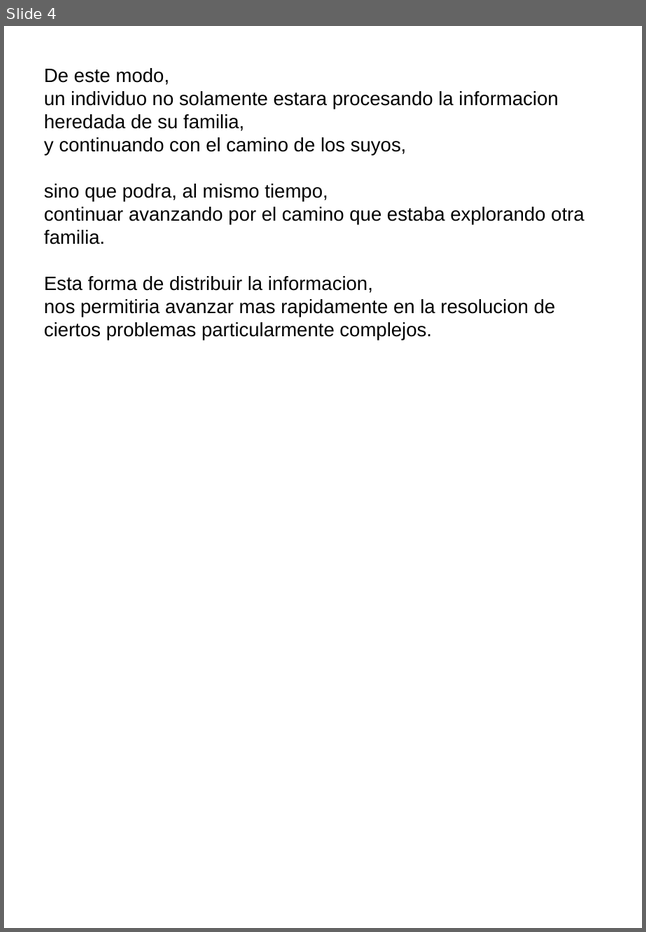
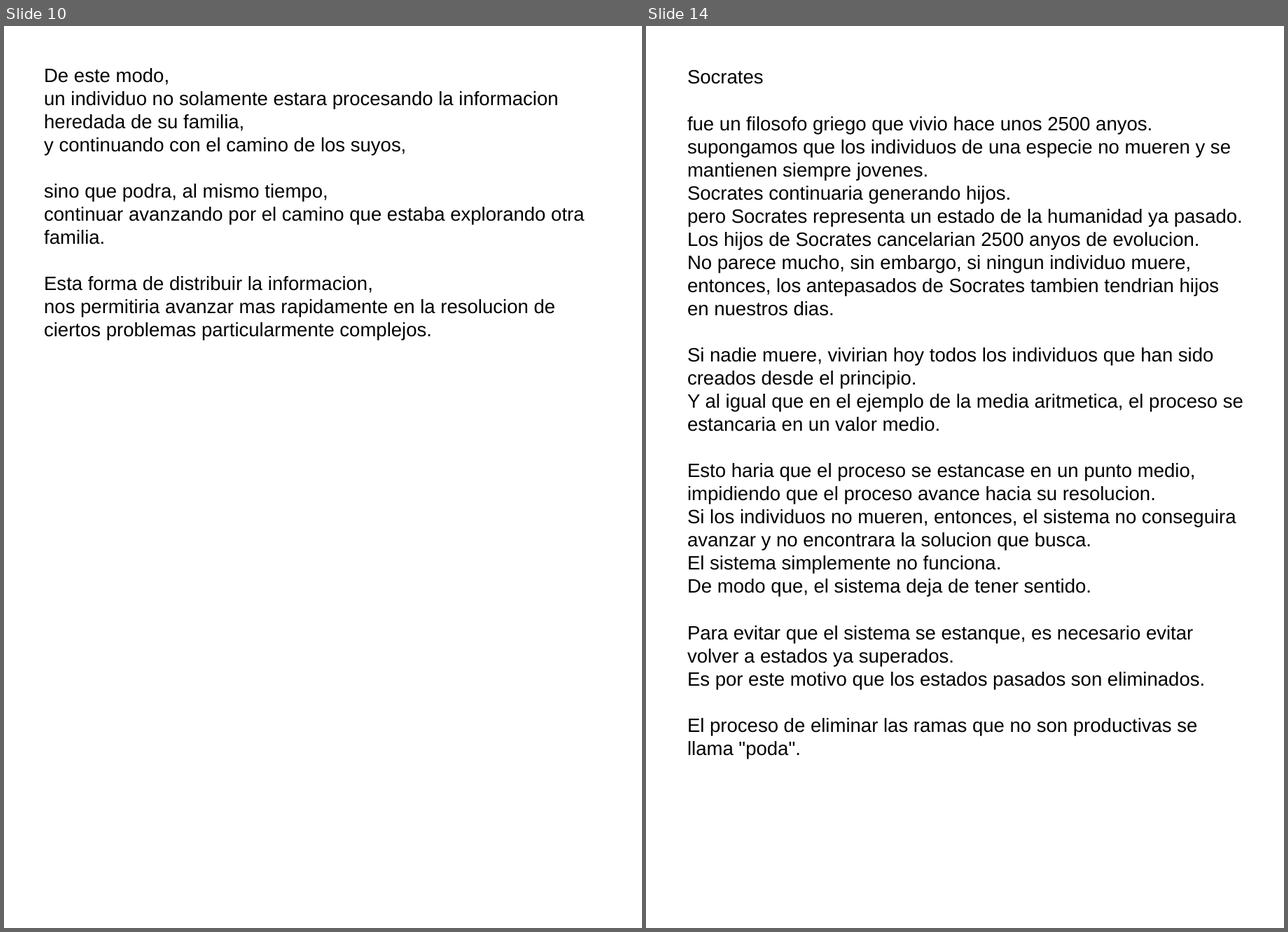
Before and after one commit to fabhrius/La-Cosa, a slide deck: capitulos/Poda/La Poda.odp. Shown side by side, each under a label of ours: slide 4 before the commit, slides 10 and 14 after it; the slides between them are not shown. The pictures are 646x932 and 1288x932 pixels, drawn with LibreOffice and Linux fonts; fonts in the diff are those of the drawing. Boxes give left, top, right and bottom in pixels: in the first picture for what was removed or moved away, otherwise in the second. Text is boxed around its words. In the diff, an @@ line names an element or a change of style, - is before the commit and + after.

Commit message:
Poda.odp - borrador

```diff
--- a/capitulos/Poda/La Poda.odp
+++ b/capitulos/Poda/La Poda.odp
@@ slide 14 added at (646, 26, 1284, 928), background #FFFFFF @@
@@ text added at (687, 69, 1243, 689), 18 pt, text #000000 @@
+Socrates
+fue un filosofo griego que vivio hace unos 2500 anyos.
+supongamos que los individuos de una especie no mueren y se mantienen siempre jovenes.
+Socrates continuaria generando hijos.
+pero Socrates representa un estado de la humanidad ya pasado.
+Los hijos de Socrates cancelarian 2500 anyos de evolucion.
+No parece mucho, sin embargo, si ningun individuo muere, entonces, los antepasados de Socrates tambien tendrian hijos en nuestros dias.
+Si nadie muere, vivirian hoy todos los individuos que han sido creados desde el principio.
+Y al igual que en el ejemplo de la media aritmetica, el proceso se estancaria en un valor medio.
+Esto haria que el proceso se estancase en un punto medio, impidiendo que el proceso avance hacia su resolucion.
+Si los individuos no mueren, entonces, el sistema no conseguira avanzar y no encontrara la solucion que busca.
+El sistema simplemente no funciona.
+De modo que, el sistema deja de tener sentido.
+Para evitar que el sistema se estanque, es necesario evitar volver a estados ya superados.
+Es por este motivo que los estados pasados son eliminados.
+El proceso de eliminar las ramas que no son productivas se llama "poda".
@@ what was slide 4 is now slide 10 @@
```
Also in this commit, not shown: 1 slide changed, 7 other slides added, 9 slides removed, 1 other file.
